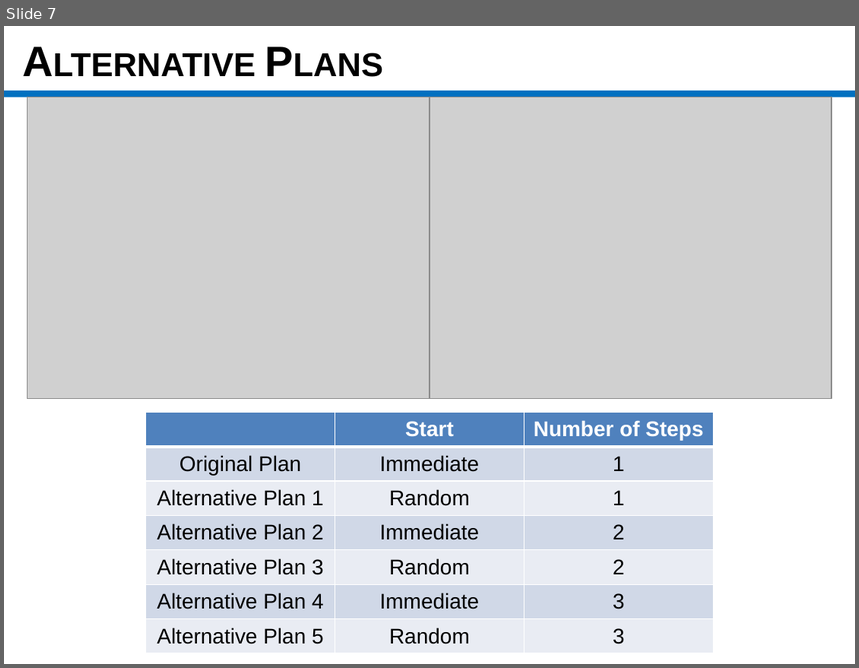
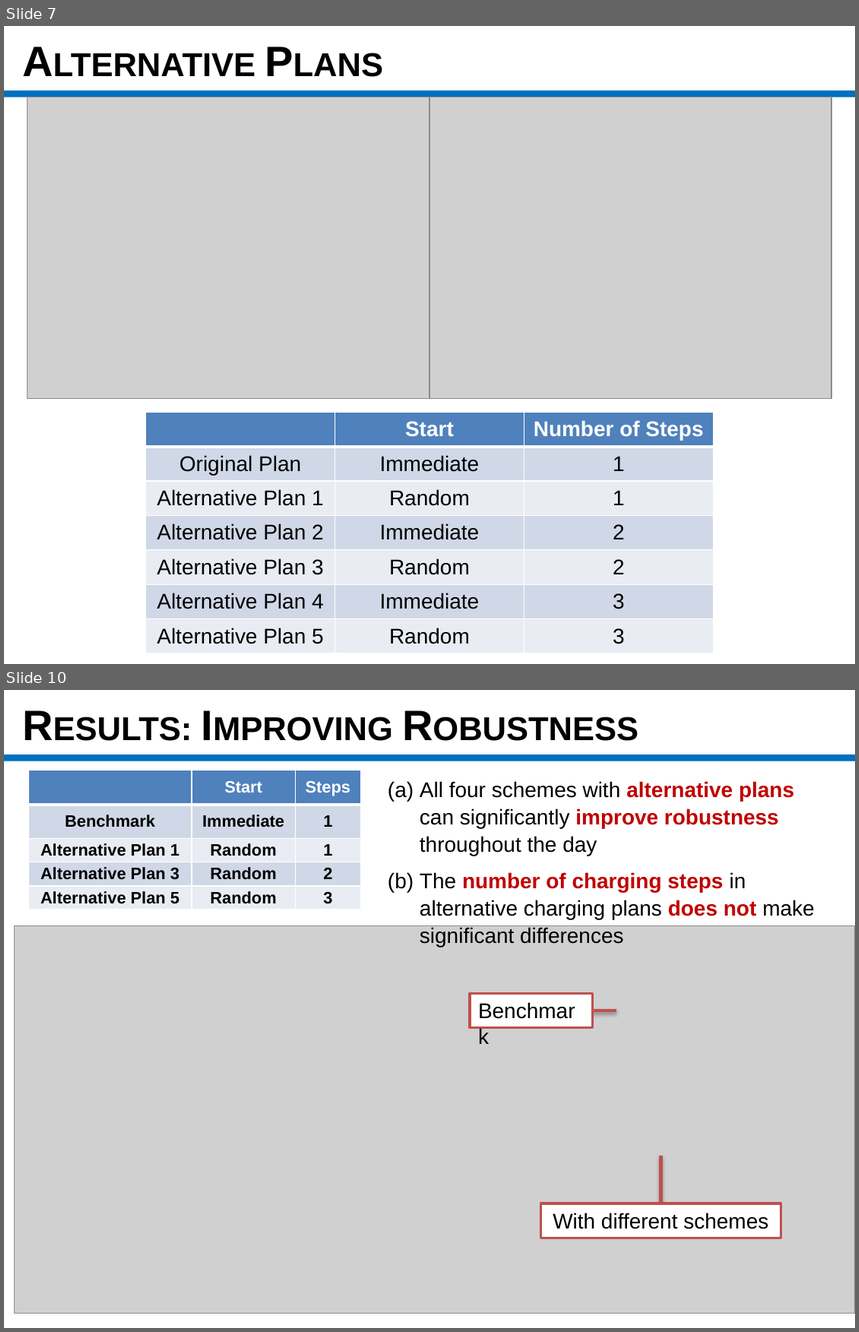
Before and after one commit to msssm/project_template, a slide deck: presentation/Final Presentation_mGrid.pptx. Shown one above the other, each under a label of ours: slide 7 before the commit, slides 7 and 10 after it; the slides between them are not shown. The pictures are 859x668 and 859x1332 pixels, drawn with LibreOffice and Linux fonts; fonts in the diff are those of the drawing; grey boxes stand for pictures. Boxes give left, top, right and bottom in pixels: in the first picture for what was removed or moved away, otherwise in the second. Text is boxed around its words. In the diff, an @@ line names an element or a change of style, - is before the commit and + after.

```diff
--- a/presentation/Final Presentation_mGrid.pptx
+++ b/presentation/Final Presentation_mGrid.pptx
@@ slide 10 added at <box>4,690,855,1328</box>, background #FFFFFF @@
@@ rectangle added at <box>4,755,855,761</box>, fill #0070C0 @@
@@ table added at <box>28,770,361,910</box>, 5 rows, 3 columns @@
+ | Start | Steps
+Benchmark | Immediate | 1
+Alternative Plan 1 | Random | 1
+Alternative Plan 3 | Random | 2
+Alternative Plan 5 | Random | 3
@@ text added at <box>420,781,814,947</box>, 18 pt, text #000000 @@
+(a) All four schemes with alternative plans can significantly improve robustness throughout the day
+(b) The number of charging steps in alternative charging plans does not make significant differences
@@ text added at <box>664,809,779,825</box>, 28 pt, text #000000, bold @@
+RESULTS: IMPROVING ROBUSTNESS
@@ picture added at <box>14,926,854,1314</box> @@
@@ rectangle added at <box>470,994,592,1028</box>, fill #FFFFFF, outline #C0504D 2 pt, 18 pt, text #000000 @@
+Benchmark
@@ line added from (616, 1011) to (586, 1011), #C0504D 3 pt @@
@@ line added from (661, 1156) to (661, 1204), #C0504D 3 pt @@
@@ rectangle added at <box>541,1204,781,1238</box>, fill #FFFFFF, outline #C0504D 2 pt, 18 pt, text #000000 @@
+With different schemes
```
Also in this commit, not shown: 4 slides changed, 5 other slides added, 27 other files.
